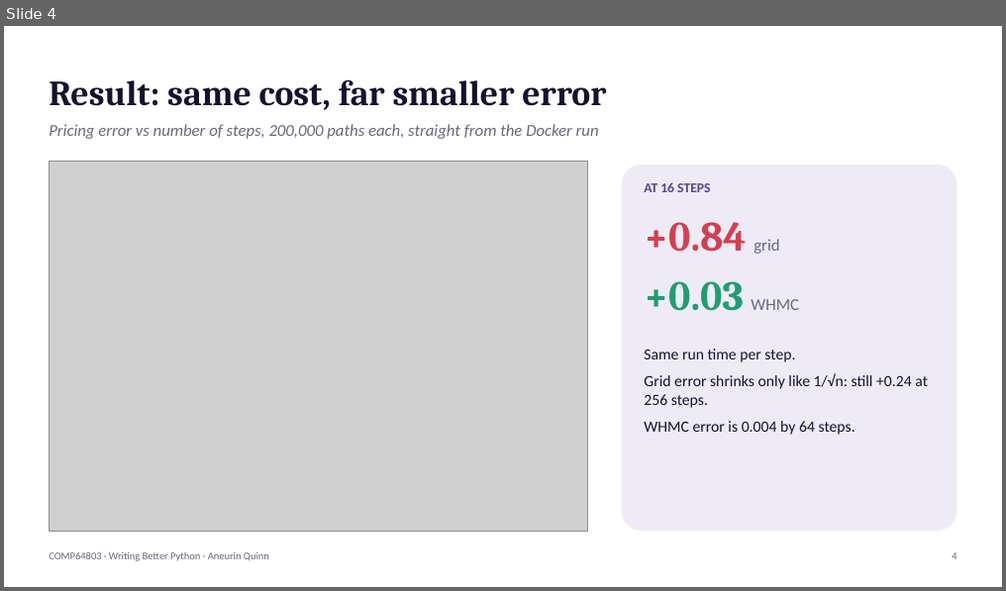
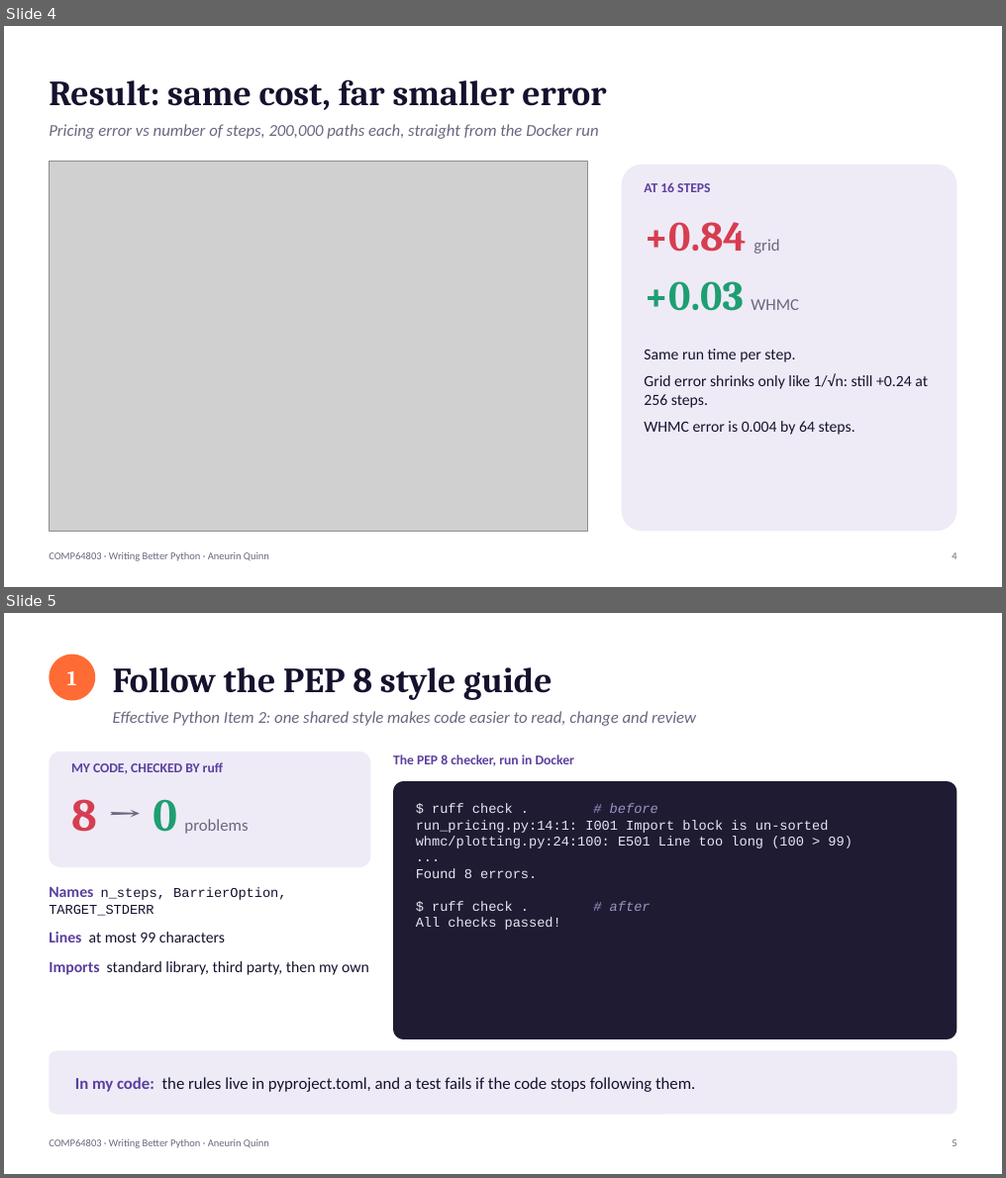
Before and after one commit to mingfeisun/COMP64803-Responsible-Reproducible-AI, a slide deck: cohort-2026/Aneurin_Quinn/Effective_Python/Pythonic_Thinking_AQ.pptx. Shown one above the other, each under a label of ours: slide 4 before the commit, slides 4 and 5 after it. The pictures are 1006x591 and 1006x1178 pixels, drawn with LibreOffice and Linux fonts; fonts in the diff are those of the drawing; grey boxes stand for pictures. Boxes give left, top, right and bottom in pixels: in the first picture for what was removed or moved away, otherwise in the second. Text is boxed around its words. In the diff, an @@ line names an element or a change of style, - is before the commit and + after.

```diff
--- a/cohort-2026/Aneurin_Quinn/Effective_Python/Pythonic_Thinking_AQ.pptx
+++ b/cohort-2026/Aneurin_Quinn/Effective_Python/Pythonic_Thinking_AQ.pptx
@@ slide 5 added at [4,613,1002,1174], background #FFFFFF @@
@@ ellipse added at [49,655,95,700], fill #FF6B35, 20 pt, text #FFFFFF, bold @@
+1
@@ text added at [113,667,551,700], 34 pt, text #15122E, bold @@
+Follow the PEP 8 style guide
@@ text added at [113,711,696,726], 16 pt, text #6B6780, italic @@
+Effective Python Item 2: one shared style makes code easier to read, change and review
@@ rounded rectangle added at [49,752,371,867], fill #EEEBF7 @@
@@ text added at [393,755,574,766], 13 pt, text #5B3F9E, bold @@
+The PEP 8 checker, run in Docker
@@ text added at [71,762,223,774], 13 pt, text #5B3F9E, bold @@
+MY CODE, CHECKED BY ruff
@@ rounded rectangle added at [393,781,957,1040], fill #1E1B33 @@
@@ text added at [71,799,248,834], 16 pt, text #6B6780 @@
+8 → 0 problems
@@ text added at [416,803,852,930], 13 pt, text #E8E6F2 @@
+$ ruff check . # before
+run_pricing.py:14:1: I001 Import block is un-sorted
+whmc/plotting.py:24:100: E501 Line too long (100 > 99)
+...
+Found 8 errors.
+$ ruff check . # after
+All checks passed!
@@ text added at [49,887,369,975], 15 pt, text #15122E @@
+Names n_steps, BarrierOption, TARGET_STDERR
+Lines at most 99 characters
+Imports standard library, third party, then my own
@@ rounded rectangle added at [49,1051,957,1115], fill #EEEBF7 @@
@@ text added at [75,1077,695,1092], 16 pt, text #15122E @@
+In my code: the rules live in pyproject.toml, and a test fails if the code stops following them.
@@ text added at [49,1140,269,1149], 10 pt, text #6B6780 @@
+COMP64803 · Writing Better Python · Aneurin Quinn
@@ text added at [951,1140,956,1147], 10 pt, text #6B6780 @@
+5
```
Also in this commit, not shown: 3 slides changed, 1 other slide added, 2 slides removed, 14 other files.
